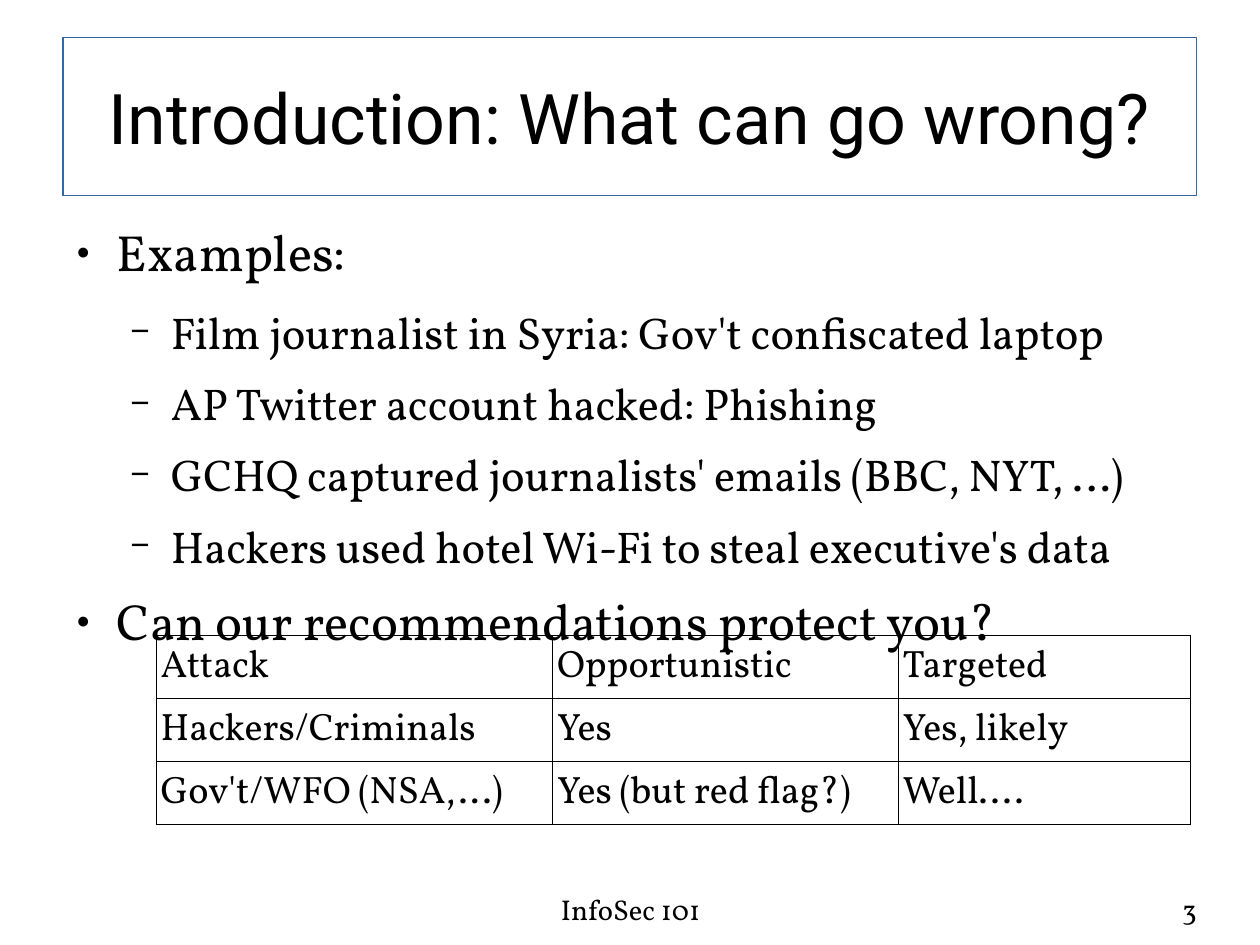
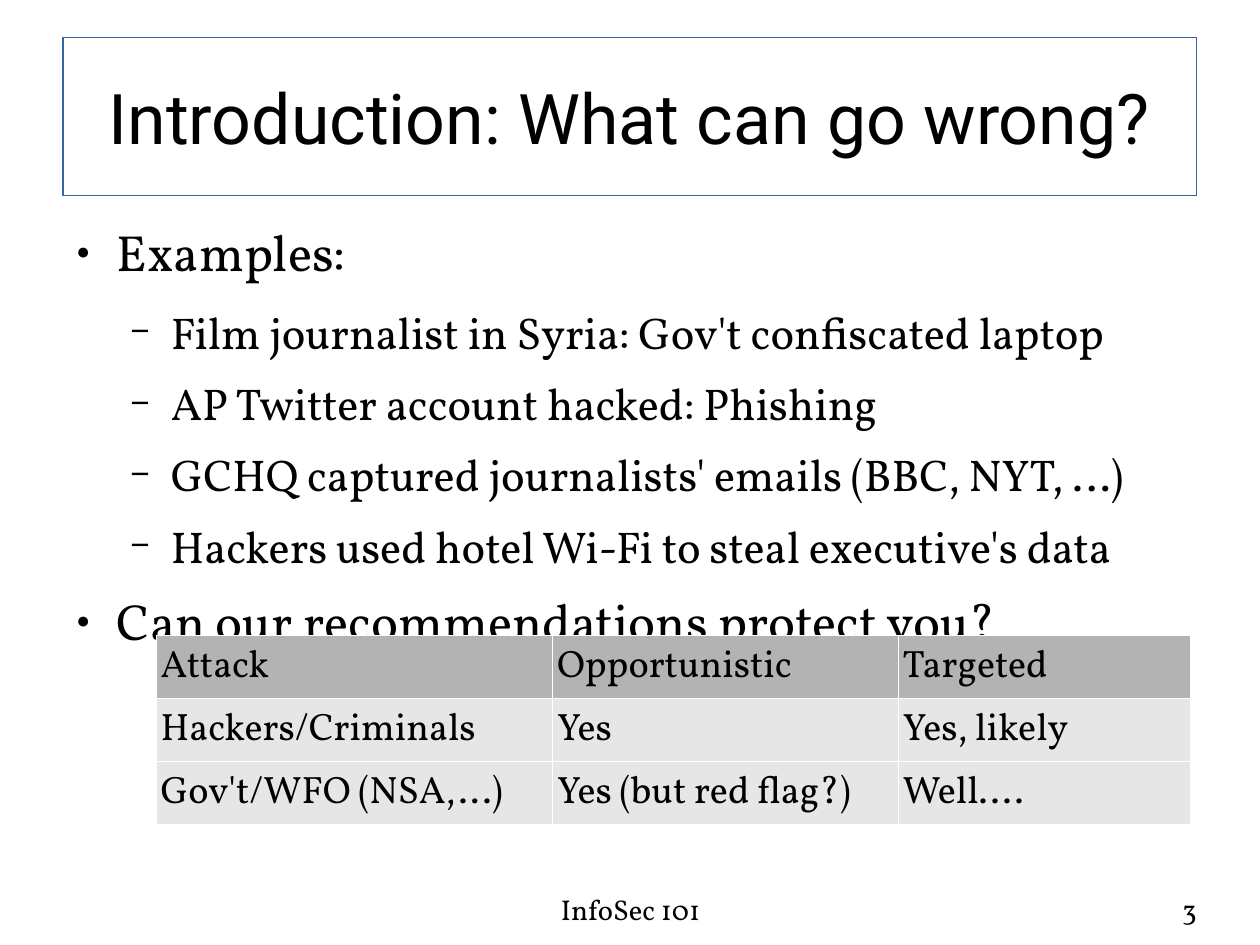
Before and after one commit to fabianlischka/InfoSec101, a slide deck: slide 3 of public/presentations/InfoSec101-Presentation-FCC-2015-02-26.odp. Drawn at 1260x945 pixels with LibreOffice and Linux fonts; fonts in the diff are those of the drawing. Boxes give left, top, right and bottom in pixels: in the first picture for what was removed or moved away, otherwise in the second. Text is boxed around its words. In the diff, an @@ line names an element or a change of style, - is before the commit and + after.

```diff
--- a/public/presentations/InfoSec101-Presentation-FCC-2015-02-26.odp
+++ b/public/presentations/InfoSec101-Presentation-FCC-2015-02-26.odp
@@ table at box(157, 636, 1190, 826) @@
@@ fill none to #B3B3B3 in row 1 @@
@@ fill none to #E6E6E6 in 6 cells @@
@@ borders changed @@
```
Also in this commit, not shown: 3 other slides changed, 1 other file.
